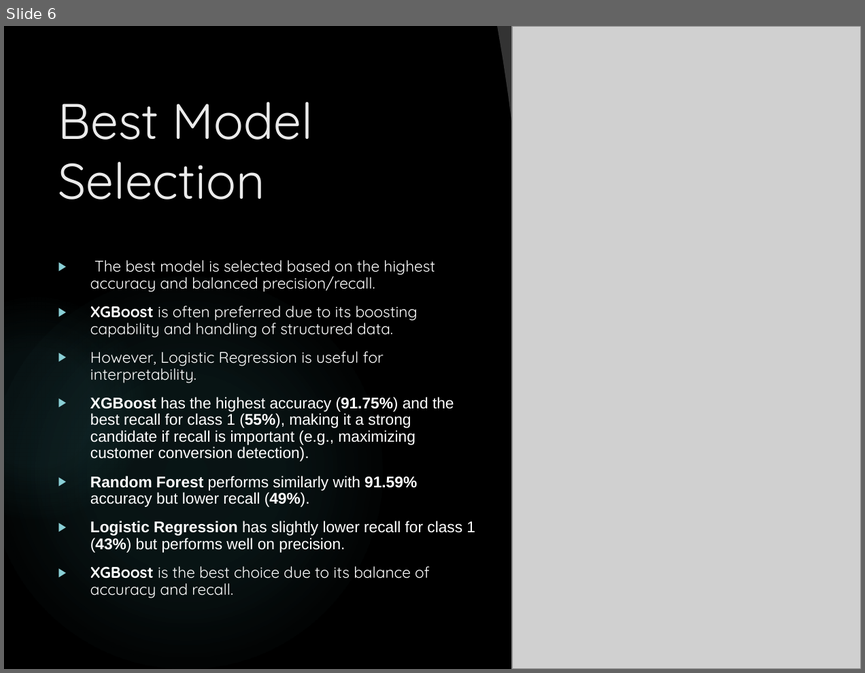
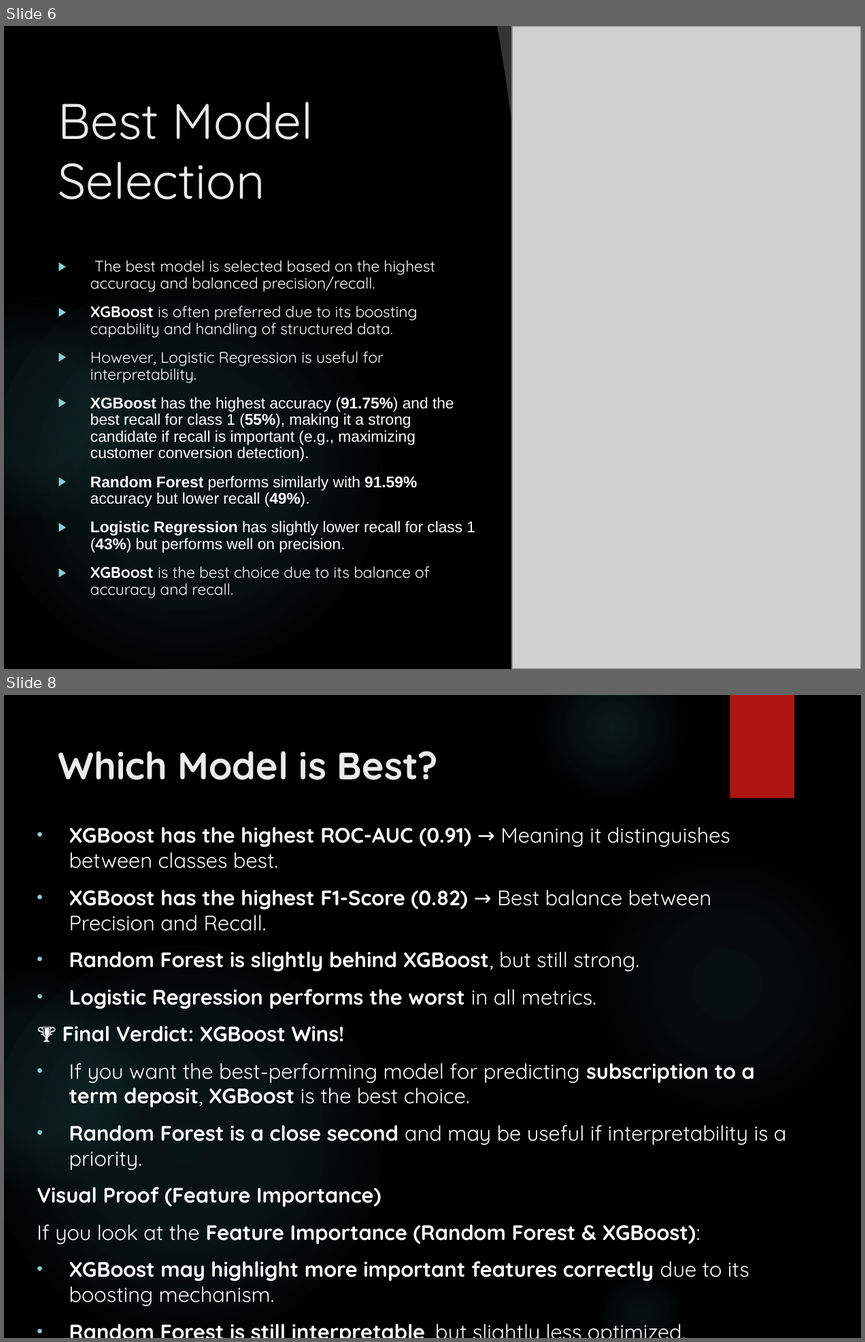
Before and after one commit to Samiafazal/springboard, a slide deck: Project Proposal/Bank_Marketing_Analysis_F.pptx. Shown one above the other, each under a label of ours: slide 6 before the commit, slides 6 and 8 after it; the slides between them are not shown. The pictures are 865x673 and 865x1342 pixels, drawn with LibreOffice and Linux fonts; fonts in the diff are those of the drawing; grey boxes stand for pictures; background and template pictures are left out. Boxes give left, top, right and bottom in pixels: in the first picture for what was removed or moved away, otherwise in the second. Text is boxed around its words. In the diff, an @@ line names an element or a change of style, - is before the commit and + after.

Commit message:
Changes

```diff
--- a/Project Proposal/Bank_Marketing_Analysis_F.pptx
+++ b/Project Proposal/Bank_Marketing_Analysis_F.pptx
@@ slide 8 added at (x1=4, y1=695, x2=861, y2=1338), background picture (left out); not listed: 5 template elements that a slide beside it also shows @@
@@ title added at (x1=58, y1=751, x2=439, y2=780), 32 pt, text #EBEBEB, bold @@
+Which Model is Best?
@@ text added at (x1=37, y1=827, x2=787, y2=1281), 17.6 pt, text #FFFFFF, bold @@
+• XGBoost has the highest ROC-AUC (0.91) → Meaning it distinguishes between classes best.
+• XGBoost has the highest F1-Score (0.82) → Best balance between Precision and Recall.
+• Random Forest is slightly behind XGBoost, but still strong.
+• Logistic Regression performs the worst in all metrics.
+🏆 Final Verdict: XGBoost Wins!
+• If you want the best-performing model for predicting subscription to a term deposit, XGBoost is the best choice.
+• Random Forest is a close second and may be useful if interpretability is a priority.
+Visual Proof (Feature Importance)
+If you look at the Feature Importance (Random Forest & XGBoost):
+• XGBoost may highlight more important features correctly due to its boosting mechanism.
+• Random Forest is still interpretable, but slightly less optimized.
@@ ellipse added at (x1=594, y1=852, x2=858, y2=1116), fill gradient #50B9C1 @@
```
Also in this commit, not shown: 2 other slides added.
